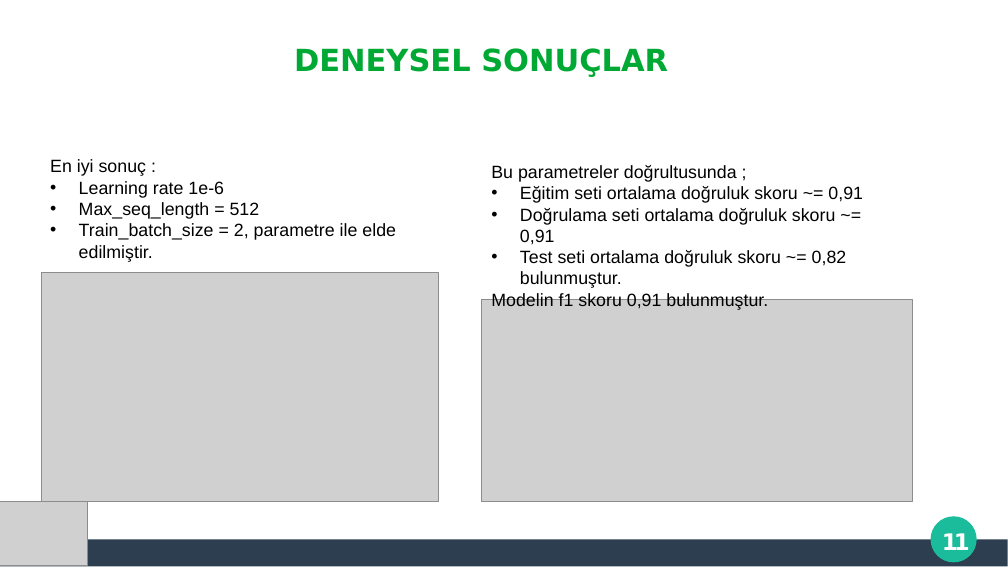
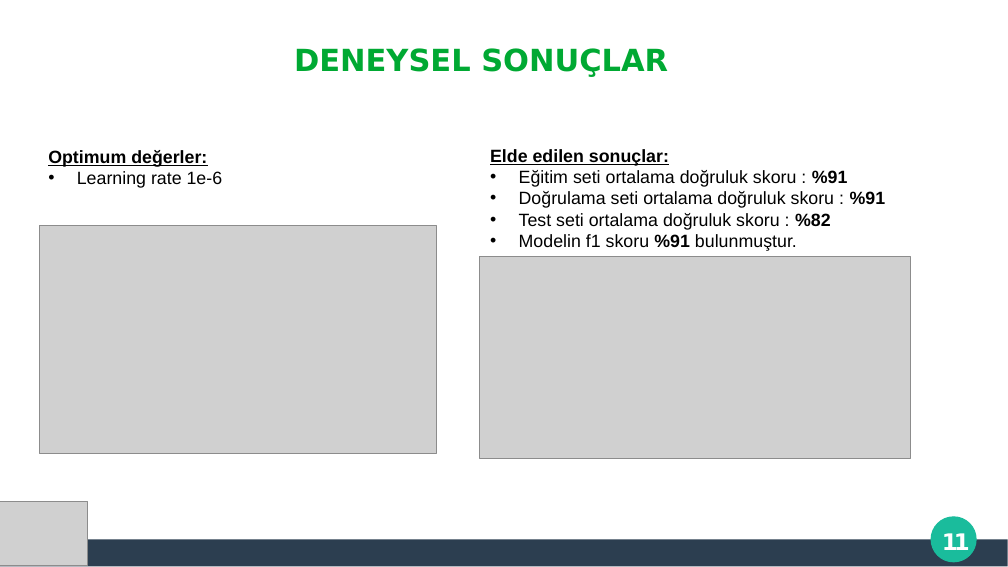
Before and after one commit to thealper2/gat0r-nlp, a slide deck: slide 11 of GATOR_Sunum.pptx. Drawn at 1008x567 pixels with LibreOffice and Linux fonts; fonts in the diff are those of the drawing; grey boxes stand for pictures; background and template pictures are left out. Boxes give left, top, right and bottom in pixels: in the first picture for what was removed or moved away, otherwise in the second. Text is boxed around its words. In the diff, an @@ line names an element or a change of style, - is before the commit and + after.

```diff
--- a/GATOR_Sunum.pptx
+++ b/GATOR_Sunum.pptx
@@ text "Optimum değerler:": place and size @@
-text "Optimum değerler:" at (50, 159, 396, 262)
+text "Optimum değerler:" at (48, 150, 223, 188)
@@ text at (490, 149, 886, 251): text changed @@
-Bu parametreler doğrultusunda ;
-• Eğitim seti ortalama doğruluk skoru ~= 0,91
-• Doğrulama seti ortalama doğruluk skoru ~= 0,91
-• Test seti ortalama doğruluk skoru ~= 0,82 bulunmuştur.
-Modelin f1 skoru 0,91 bulunmuştur.
+Elde edilen sonuçlar:
+• Eğitim seti ortalama doğruluk skoru : %91
+• Doğrulama seti ortalama doğruluk skoru : %91
+• Test seti ortalama doğruluk skoru : %82
+• Modelin f1 skoru %91 bulunmuştur.
@@ text at (48, 150, 207, 167): text changed; bold on @@
-En iyi sonuç :
+Optimum değerler:
@@ text at (79, 202, 396, 262): paragraphs removed @@
-• Max_seq_length = 512
-• Train_batch_size = 2, parametre ile elde edilmiştir.
@@ picture: place and size @@
-picture at (41, 273, 439, 502)
+picture at (39, 226, 437, 454)
@@ picture: place and size @@
-picture at (481, 300, 912, 502)
+picture at (479, 257, 910, 459)
```
Also in this commit, not shown: 7 other slides changed, 1 slide added.
